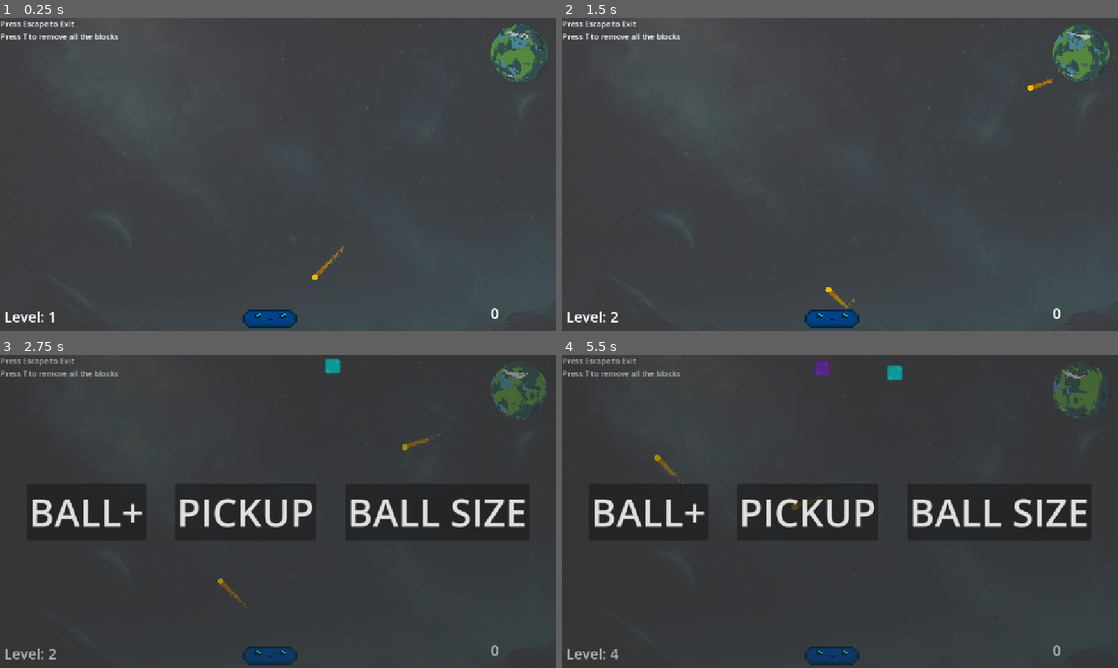
Above: before the commit, frames 1-4 (two rows, left to right).
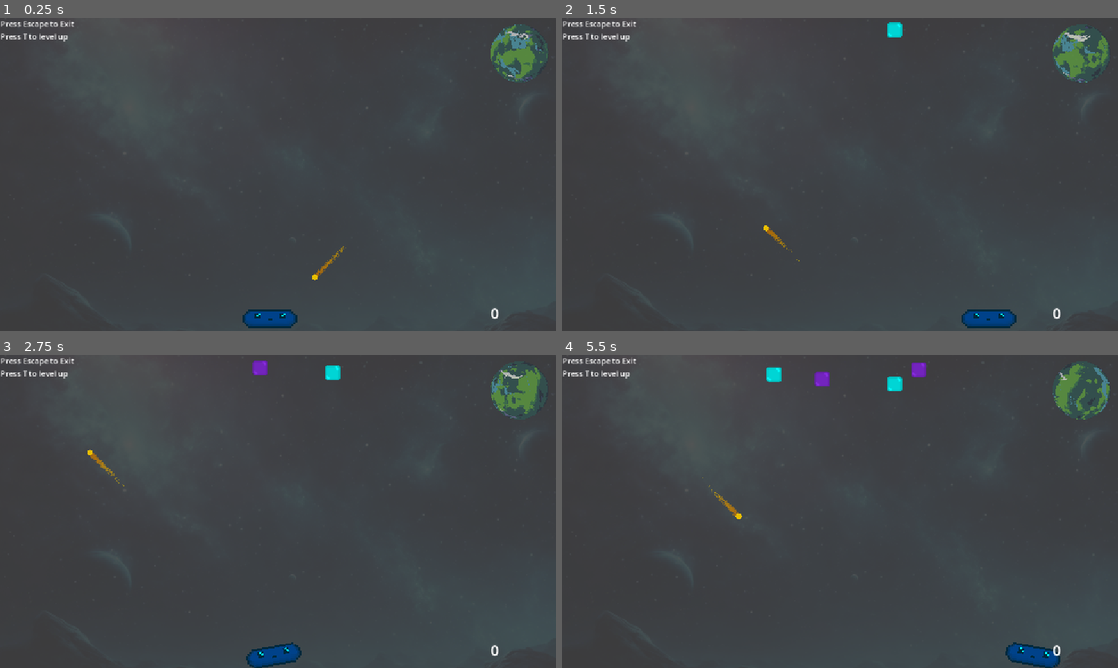
Above: after the commit, the same moments.

Repository: marcibaumel/HEJ_Brick
Game: Godot game, scene res://scenes/levels/customLevel.tscn
The game is run twice, just before and just after one commit, with the same random seed, the same clock (stepped at 60 frames per second) and the same inputs.
Inputs (mouse positions are in pixels of both pictures, inside the frame that each line leads up to):
- Up to frame 1 (0.25 s): no input
- Up to frame 2 (1.5 s): tap T (destroy_children) at 0.5 s; hold Right (ui_right) 0.53-1.25 s; tap 1 at 0.6 s; tap 2 at 0.8 s; click (645, 174) at 1.25 s, where only the run before the commit has a clickable "BALL+"
- Up to frame 3 (2.75 s): tap T (destroy_children) at 2 s; hold Left (ui_left) from 2.03 s (still down); tap 2 at 2.1 s; tap 3 at 2.3 s
- Up to frame 4 (5.5 s): release Left (ui_left) at 2.75 s; click (806, 511) at 2.75 s, where only the run before the commit has a clickable "PICKUP"; tap T (destroy_children) at 3.5, 5, 5.1 s; hold Right (ui_right) 3.53-4.25 s; tap 3 at 3.6 s; tap 1 at 3.8 s; click (1001, 511) at 4.25 s, where only the run before the commit has a clickable "BALL SIZE"; hold Right (ui_right) from 5.03 s (still down); tap 2 at 5.3 s

The runs differ from the first frame. In frame 1, 0.3% of the frame differs, in the area x 1-22%, y 4-98%; in frame 2, 2.5%; in frame 3, 16%; in frame 4, 17%, in the area x 0-99%, y 1-100%.

Commit message:
add random abilities and support number input

Diff:
--- /dev/null
+++ b/brickyMartin/abilities.json
@@ -0,0 +1,22 @@
+[
+  {
+    "id": "ball_plus",
+    "display_text": "BALL+",
+    "method": "add_ball"
+  },
+  {
+    "id": "size_plus",
+    "display_text": "SIZE+",
+    "method": "increase_all_balls_size"
+  },
+  {
+    "id": "range_plus",
+    "display_text": "RANGE+",
+    "method": "grow_all_paddles_exp_detection"
+  },
+  {
+  "id": "speed_up",
+  "display_text": "SPEED+",
+  "method": "increase_all_balls_speed"
+}
+]
--- /dev/null
+++ b/brickyMartin/scenes/ability_button.tscn
@@ -0,0 +1,15 @@
+[gd_scene format=3 uid="uid://duqj1jxw4btxl"]
+
+[node name="AbilityButton" type="Button"]
+theme_override_font_sizes/font_size = 60
+text = "BALL+"
+
+[node name="VBoxContainer" type="VBoxContainer" parent="."]
+layout_mode = 1
+anchors_preset = 8
+anchor_left = 0.5
+anchor_top = 0.5
+anchor_right = 0.5
+anchor_bottom = 0.5
+grow_horizontal = 2
+grow_vertical = 2
--- a/brickyMartin/scenes/game_manager.tscn
+++ b/brickyMartin/scenes/game_manager.tscn
@@ -17,6 +17,7 @@
 horizontal_alignment = 1
 
 [node name="Level" type="Label" parent="CanvasLayer"]
+visible = false
 offset_left = 8.0
 offset_top = 596.0
 offset_right = 117.0
@@ -38,6 +39,6 @@
 offset_right = 333.0
 offset_bottom = 191.0
 text = "Press Escape to Exit
-Press T to remove all the blocks"
+Press T to level up"
 
 [node name="UpdateScene" parent="." instance=ExtResource("2_glms7")]
--- a/brickyMartin/scenes/update_scene.tscn
+++ b/brickyMartin/scenes/update_scene.tscn
@@ -1,6 +1,7 @@
-[gd_scene load_steps=2 format=3 uid="uid://dqukco60s700d"]
+[gd_scene load_steps=3 format=3 uid="uid://csshqhix1rbkj"]
 
 [ext_resource type="Script" uid="uid://cw4cvl4fof3ge" path="res://scripts/update_scene.gd" id="1_vkgge"]
+[ext_resource type="PackedScene" uid="uid://duqj1jxw4btxl" path="res://scenes/ability_button.tscn" id="2_qvnkn"]
 
 [node name="UpdateScene" type="CanvasLayer"]
 process_mode = 3
@@ -27,21 +28,5 @@
 theme_override_constants/separation = 60
 alignment = 1
 
-[node name="Button" type="Button" parent="HBoxContainer"]
+[node name="AbilityButton" parent="HBoxContainer" instance=ExtResource("2_qvnkn")]
 layout_mode = 2
-theme_override_font_sizes/font_size = 80
-text = "BALL+"
-
-[node name="pickup" type="Button" parent="HBoxContainer"]
-layout_mode = 2
-theme_override_font_sizes/font_size = 80
-text = "PICKUP"
-
-[node name="ballsize" type="Button" parent="HBoxContainer"]
-layout_mode = 2
-theme_override_font_sizes/font_size = 80
-text = "BALL SIZE"
-
-[connection signal="pressed" from="HBoxContainer/Button" to="." method="_on_button_pressed"]
-[connection signal="pressed" from="HBoxContainer/pickup" to="." method="_on_pickup_pressed"]
-[connection signal="pressed" from="HBoxContainer/ballsize" to="." method="_on_ballsize_pressed"]
--- a/brickyMartin/scripts/custom_level.gd
+++ b/brickyMartin/scripts/custom_level.gd
@@ -19,6 +19,7 @@
 @export var kill_y: float = 2000.0
 
 var ballIncrease = 1
+var ballSpeedMultiplier: float = 1.0
 
 const BRICK_GROUP := "falling_bricks"
 
@@ -137,6 +138,19 @@
 	var angle := randf_range(-0.5, 0.5)
 	ball.velocity = Vector2(-1, 1).normalized().rotated(angle) * ball.speed
 
+
+func increase_all_balls_speed(multiplier: float = 1.2) -> void:
+	ballSpeedMultiplier *= multiplier
+	for ball in get_tree().get_nodes_in_group("Ball"):
+		if is_instance_valid(ball):
+
+			if "speed" in ball:
+				ball.speed *= multiplier
+
+			if ball is CharacterBody2D:
+				ball.velocity = ball.velocity.normalized() * ball.speed
+
+
 func increase_all_balls_size(multiplier: float = 1.1) -> void:
 	ballIncrease *= multiplier
 	for ball in get_tree().get_nodes_in_group("Ball"):
@@ -150,7 +164,6 @@
 	# var sprite := ball.get_node_or_null("Sprite2D")
 	# if sprite:
 	# 	sprite.scale *= multiplier
-
 	# # Scale collision shape properly
 	# var collision := ball.get_node_or_null("CollisionShape2D")
 	# if collision and collision.shape is CircleShape2D:
--- a/brickyMartin/scripts/update_scene.gd
+++ b/brickyMartin/scripts/update_scene.gd
@@ -1,35 +1,68 @@
 extends CanvasLayer
+
+@onready var container = $HBoxContainer
+@export var ability_button_scene: PackedScene = preload("res://scenes/ability_button.tscn")
+
+var abilities_data = []
 
 func _ready() -> void:
 	visible = false
+	load_abilities_json()
 
-func _on_button_pressed() -> void:
-	var level := get_tree().current_scene
-	if level.has_method("add_ball"):
-		level.add_ball()
+func load_abilities_json() -> void:
+	var file_path = "res://abilities.json"
+	if FileAccess.file_exists(file_path):
+		var file = FileAccess.open(file_path, FileAccess.READ)
+		var json_text = file.get_as_text()
+		abilities_data = JSON.parse_string(json_text)
+
+func show_update_scene() -> void:
+	for child in container.get_children():
+		child.queue_free()
+
+	var available_options = abilities_data.duplicate()
+	available_options.shuffle()
+
+	var count = min(3, available_options.size())
+	for i in range(count):
+		create_button(available_options[i])
+
+	visible = true
+	get_tree().paused = true
+
+func _unhandled_input(event: InputEvent) -> void:
+	if not visible:
+		return
+
+	if event is InputEventKey and event.pressed:
+		match event.keycode:
+			KEY_1:
+				_select_button_by_index(0)
+			KEY_2:
+				_select_button_by_index(1)
+			KEY_3:
+				_select_button_by_index(2)
+
+func _select_button_by_index(index: int) -> void:
+	if container.get_child_count() > index:
+		var button = container.get_child(index) as Button
+		if button:
+			button.pressed.emit()
+
+func create_button(data: Dictionary) -> void:
+	var btn = ability_button_scene.instantiate()
+	btn.text = data["display_text"]
+	container.add_child(btn)
+
+	# Connect the signal dynamically using a lambda or bind, this is bullshit
+	btn.pressed.connect(_on_ability_selected.bind(data["method"]))
+
+func _on_ability_selected(method_name: String) -> void:
+	var level = get_tree().current_scene
+
+	#FIXME: Great hack
+	if level.has_method(method_name):
+		level.call(method_name)
 
 	visible = false
 	get_tree().paused = false
-
-func show_update_scene() -> void:
-	visible = true
-	get_tree().paused = true
-
-
-func _on_ballsize_pressed() -> void:
-	var level := get_tree().current_scene
-	if level.has_method("add_ball"):
-		level.increase_all_balls_size()
-
-	visible = false
-	get_tree().paused = false
-
-
-
-func _on_pickup_pressed() -> void:
-	var level := get_tree().current_scene
-	if level.has_method("add_ball"):
-		level.grow_all_paddles_exp_detection()
-
-	visible = false
-	get_tree().paused = false
Not shown: 1 places in brickyMartin/scenes/game_manager.tscn that only renumber resources
Not shown: 1 places in brickyMartin/scenes/levels/customLevel.tscn that only renumber resources
